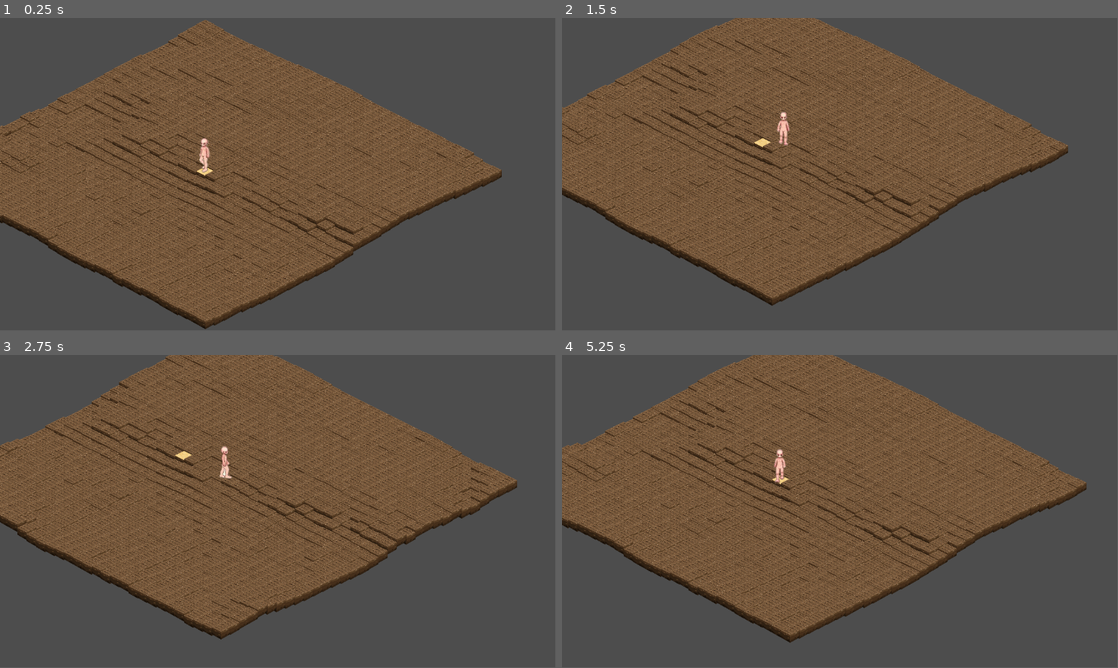
Above: before the commit, frames 1-4 (two rows, left to right).
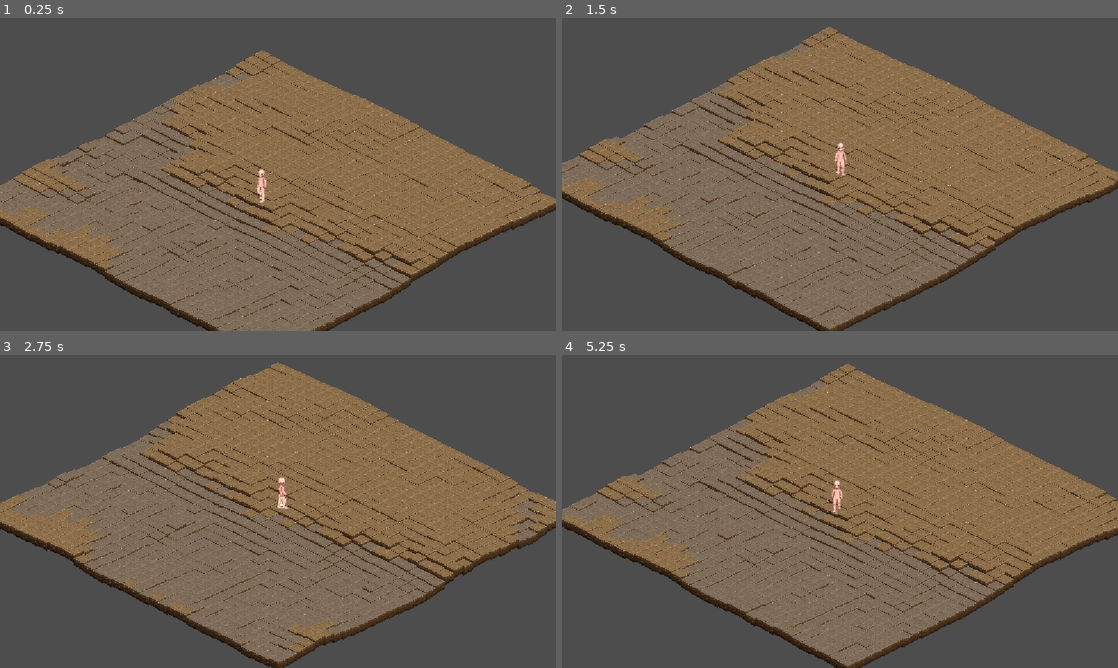
Above: after the commit, the same moments.

Repository: Niebla30/TileMap3D
Game: Godot game, scene res://Scenes/mundo.tscn
Same seed, same stepped clock (60 frames per second), same inputs: the game is played once before the commit and once after it.
Inputs:
- Up to frame 1 (0.25 s): no input
- Up to frame 2 (1.5 s): hold D (player_right) 0.53-1.28 s; hold S (player_down) from 1.28 s (still down)
- Up to frame 3 (2.75 s): release S (player_down) at 2.03 s; hold D (player_right) from 2.03 s (still down)
- Up to frame 4 (5.25 s): release D (player_right) at 2.78 s; hold W (player_up) 2.78-3.53 s; hold A (player_left) 3.53-5.03 s; hold S (player_down) from 5.03 s (still down)
The window is 799x449 before the commit and 800x450 after it. Grey fills any space a smaller window leaves; there, only what the larger window draws over its background counts as a difference.

The runs differ from the first frame. In frame 1, 46% of the frame differs, in the area x 0-100%, y 0-100%; in frame 2, 46%; in frame 3, 47%; in frame 4, 47%.

Commit message:
Refactoring para no usar el pool de tiles para guardar posiciones del jugador. Ahora se calcula todo desde el heightmap

Diff:
--- a/Scenes/mundo.tscn
+++ b/Scenes/mundo.tscn
@@ -1,21 +1,18 @@
-[gd_scene load_steps=5 format=3 uid="uid://csiyn2honk3hl"]
+[gd_scene load_steps=4 format=3 uid="uid://csiyn2honk3hl"]
 
 [ext_resource type="PackedScene" uid="uid://cyxuec6bimklq" path="res://Scenes/terreno.tscn" id="1_4cw5y"]
 [ext_resource type="Script" uid="uid://jjjwjo3f2425" path="res://Scripts/mundo.gd" id="1_uqtxj"]
-[ext_resource type="Texture2D" uid="uid://ctr5ihrb87xsi" path="res://Images/HeightMap.png" id="3_gqidu"]
 [ext_resource type="PackedScene" uid="uid://dut3lxn16npba" path="res://Scenes/jugador.tscn" id="4_glouy"]
 
 [node name="Mundo" type="Node2D"]
 script = ExtResource("1_uqtxj")
 
 [node name="Terreno" parent="." instance=ExtResource("1_4cw5y")]
-height_map_tex = ExtResource("3_gqidu")
 
 [node name="Jugador" parent="." instance=ExtResource("4_glouy")]
 position = Vector2(587, 322)
 
 [node name="Camera2D" type="Camera2D" parent="Jugador"]
-position = Vector2(590, 315)
 zoom = Vector2(0.2, 0.2)
 process_callback = 0
 position_smoothing_enabled = true
--- a/Scenes/terreno.tscn
+++ b/Scenes/terreno.tscn
@@ -1,7 +1,9 @@
-[gd_scene load_steps=2 format=3 uid="uid://cyxuec6bimklq"]
+[gd_scene load_steps=3 format=3 uid="uid://cyxuec6bimklq"]
 
 [ext_resource type="Script" uid="uid://gou65yiy5ue1" path="res://Scripts/terreno.gd" id="1_gur0h"]
+[ext_resource type="Texture2D" uid="uid://ctr5ihrb87xsi" path="res://Images/HeightMap.png" id="2_qrb0s"]
 
 [node name="Terreno" type="Node2D"]
 y_sort_enabled = true
 script = ExtResource("1_gur0h")
+height_map_tex = ExtResource("2_qrb0s")
--- a/Scripts/Global.gd
+++ b/Scripts/Global.gd
@@ -1,5 +1,6 @@
 extends Node
 
+@warning_ignore("unused_signal")
 signal celda_cambiada (pos: Vector2i)
 
 const MAP_SIZE: Vector2i = Vector2i(32, 32)
@@ -8,45 +9,54 @@
 const TILE_HALFSIZE: Vector2i = Vector2i(96, 48)
 const TILE_VOLUME: int = 81
 const TILE_OVERDRAW: int = 19
+
 # Para el Atlas (Shader)
-const ATLAS_LAYOUT: Vector2i = Vector2i(2, 2) # 2 columnas, 2 filas
+const ATLAS_LAYOUT: Vector2i = Vector2i(2, 6) #2 filas,6 columnas
 const HEIGHT_SCALE: float = 1500.0
 
+#Referencia a los tiles y al heightmap
 var pool: Array[Node2D]
+var hmap_image: Image
+
 
 # Called when the node enters the scene tree for the first time.
 func _ready() -> void:
 	pass # Replace with function body.
 
-
-# Called every frame. 'delta' is the elapsed time since the previous frame.
-func _process(delta: float) -> void:
-	pass
-
-func world_to_grid(world_pos: Vector2) -> Vector2i:
-	# 1. Normalizamos la posición respecto al tamaño del medio tile
-	# TILE_HALF es Vector2(40, 20) si tu tile es 80x40
-	var x_norm = world_pos.x / TILE_HALFSIZE.x
-	var y_norm = world_pos.y / TILE_HALFSIZE.y
-
-	# 2. Aplicamos la rotación inversa de 45 grados y escala
-	# La fórmula matemática para diamante 2:1 es:
-	# grid_x = (x / half_w + y / half_h) / 2
-	# grid_y = (y / half_h - x / half_w) / 2
-	var gx = (x_norm + y_norm) * 0.5
-	var gy = (y_norm - x_norm) * 0.5
-
-	# 3. Usamos floor para obtener el índice entero de la celda
-	return Vector2i(floor(gx), floor(gy))
-
-func world_to_grid_corregido(world_pos: Vector2, altura: float) -> Vector2i:
+func world_to_grid(world_pos: Vector2, altura: float) -> Vector2i:
 	var pos_plana_y = world_pos.y + altura
 	var x_norm = world_pos.x / TILE_SIZE.x
 	var y_norm = pos_plana_y / TILE_SIZE.y
+
 	var gx = x_norm + y_norm
 	var gy = y_norm - x_norm
 
+	#El 0.5 se usa para evitar errores por redondeo
 	return Vector2i(floor(gx + 0.5), floor(gy + 0.5))
+
+#Coordenadas de mundo a celda del heightmap
+func world_to_hmap(world_pos: Vector2, altura: float) -> Vector2i:
+	var pos_plana_y = world_pos.y + altura
+
+	var i_rel = world_pos.x / TILE_SIZE.x + pos_plana_y / TILE_SIZE.y
+	var j_rel = pos_plana_y / TILE_SIZE.y - world_pos.x / TILE_SIZE.x
+
+	var centro_mapa: Vector2i = hmap_center()
+
+	return Vector2i(floor(i_rel + 0.5) + centro_mapa.x, floor(j_rel + 0.5) + centro_mapa.y)
+
+#Celda del heightmap a coordenadas de mundo
+func hmap_to_world(map_pos: Vector2i) -> Vector2:
+	var centro = hmap_center()
+	var rel_x = float(map_pos.x - centro.x)
+	var rel_y = float(map_pos.y - centro.y)
+
+	var world_x = (rel_x - rel_y) * TILE_HALFSIZE.x
+	var world_y = (rel_x + rel_y) * TILE_HALFSIZE.y
+
+	var h_value = hmap_get_height(map_pos)
+
+	return Vector2(world_x, world_y - h_value)
 
 func grid_to_world(grid_pos: Vector2i) -> Vector2:
 	# Esta es la función inversa para colocar objetos en el mundo
@@ -54,3 +64,20 @@
 
 func grid_id(grid_pos: Vector2i) -> int:
 	return grid_pos.x * MAP_SIZE.x + grid_pos.y
+
+func hmap_center() -> Vector2i:
+	var offset: Vector2i
+	var map_size = hmap_image.get_size()
+	offset = (map_size - MAP_SIZE) * 0.5
+	return offset
+
+func hmap_size() -> Vector2i:
+	return hmap_image.get_size()
+
+#Devuelve la altura del pixel del hmap, ya escalada
+func hmap_get_height(cell: Vector2i) -> float:
+	return hmap_image.get_pixel(cell.x, cell.y).r * HEIGHT_SCALE
+
+#Devuelve la altura sin escalar (para el shader unicamente)
+func hmap_get_height_normalized(cell: Vector2i) -> float:
+	return hmap_image.get_pixel(cell.x, cell.y).r
--- a/Scripts/jugador.gd
+++ b/Scripts/jugador.gd
@@ -6,10 +6,13 @@
 const JUMP_VELOCITY = -400.0
 var cell_actual: Vector2i = Vector2i(-1, -1)
 var altura: float
+var hmap_size: Vector2i
 
 func _ready() -> void:
 	anim_tree.active = true
+	hmap_size = Global.hmap_size()
 
+@warning_ignore("unused_parameter")
 func _physics_process(delta: float) -> void:
 	# 1. Obtener vector de entrada desde las acciones
 	var input_vec = Input.get_vector("player_left", "player_right", "player_up", "player_down")
@@ -20,22 +23,18 @@
 		anim_tree.active = true
 
 		# 3. Conversión a espacio isométrico
-		# La fórmula aplicada es:
-		# $$V_{iso} = \text{Vector2}(input.x - input.y, (input.x + input.y) \cdot 0.5).normalized()$$
-		#var direccion_iso = Vector2(input_vec.x - input_vec.y, (input_vec.x + input_vec.y) * 0.5).normalized()
 		var direccion_iso = input_vec.normalized()
 		direccion_iso.y *= 0.5 # Mantenemos la perspectiva de diamante
 		velocity = direccion_iso * SPEED
 
-		var cell: Vector2i = Global.world_to_grid_corregido(global_position, altura)
-		cell = Vector2i(clamp(cell.x, 0, Global.MAP_SIZE.x - 1), clamp(cell.y, 0, Global.MAP_SIZE.y - 1))
+		var cell: Vector2i = Global.world_to_hmap(global_position, altura)
+		cell = Vector2i(clamp(cell.x, 0, hmap_size.x - 1), clamp(cell.y, 0, hmap_size.y - 1))
 		if cell != cell_actual:
 			print(cell)
-			var tile = Global.pool[Global.grid_id(cell)]
 			cell_actual = cell
-			altura = tile.height
-			#$Sprite2D.position.y = -tile.height
-			global_position.y = tile.global_position.y
+			altura = Global.hmap_get_height(cell)
+			var world_pos = Global.hmap_to_world(cell)
+			global_position.y = world_pos.y
 			Global.celda_cambiada.emit(cell)
 	else:
 		# 4. Detener movimiento y pausar animación (al no tener Idle)
@@ -45,8 +44,13 @@
 	move_and_slide()
 
 func posicion_inicio():
-	var celda_central: Vector2i = Global.MAP_SIZE * 0.5
-	var idTile = Global.grid_id(celda_central)
-	global_position = Global.pool[idTile].global_position
+	var celda_central: Vector2i = Global.hmap_size() * 0.5
+	global_position = Global.hmap_to_world(celda_central)
 	cell_actual = celda_central
-	altura =  Global.pool[idTile].height
+	altura = Global.hmap_get_height(celda_central)
+
+	#var celda_central: Vector2i = Global.MAP_SIZE * 0.5
+	#var idTile = Global.grid_id(celda_central)
+	#global_position = Global.pool[idTile].global_position
+	#cell_actual = celda_central
+	#altura =  Global.pool[idTile].height
--- a/Scripts/mundo.gd
+++ b/Scripts/mundo.gd
@@ -7,11 +7,6 @@
 	$Terreno.generar_mapa()
 	$Jugador.posicion_inicio()
 
-
-# Called every frame. 'delta' is the elapsed time since the previous frame.
-func _process(delta: float) -> void:
-	pass
-
 func centrar_camara():
 	var centro_logico = Vector2(Global.MAP_SIZE) / 2.0
 	var centro_iso_x = (centro_logico.x - centro_logico.y) * Global.TILE_HALFSIZE.x
--- a/Scripts/terreno.gd
+++ b/Scripts/terreno.gd
@@ -3,20 +3,19 @@
 @export var height_map_tex: Texture2D
 @onready var tile_scene = preload("res://Scenes/tile.tscn")
 
-var height_map_image: Image
-
 # Called when the node enters the scene tree for the first time.
 func _ready() -> void:
 	Global.celda_cambiada.connect(_on_celda_cambiada)
-	height_map_image = height_map_tex.get_image()
+	Global.hmap_image = height_map_tex.get_image()
 	#calcula_alturas()
 
+#Para saber las alturas mínima y máxima del height_map
 func calcula_alturas():
 	var maxh: float = 0.0
 	var minh: float = 3.0
-	for i in height_map_image.get_size().x:
-		for j in height_map_image.get_size().y:
-			var h_value = height_map_image.get_pixel(i, j).r
+	for i in Global.hmap_image.get_size().x:
+		for j in Global.hmap_image.get_size().y:
+			var h_value = Global.hmap_image.get_pixel(i, j).r
 			if maxh < h_value:
 				maxh = h_value
 			if minh > h_value:
@@ -30,7 +29,7 @@
 
 func generar_mapa():
 	var cont: int = 0
-	var centro_hmap: Vector2i = centro_heightmap()
+	var centro_hmap: Vector2i = Global.hmap_center()
 
 	var offset_mapa: Vector2i = Vector2(0, 0) #para cambiar la zona del mapa que se muestra al inicio
 
@@ -42,36 +41,23 @@
 			var iso_x = (i - j) * Global.TILE_HALFSIZE.x
 			var iso_y = (i + j) * Global.TILE_HALFSIZE.y
 
-			var h_value = height_map_image.get_pixel(centro_hmap.x + offset_mapa.x + i, centro_hmap.y + offset_mapa.y + j).r
-			tile.global_position = Vector2(iso_x, iso_y - (h_value * Global.HEIGHT_SCALE))
+			var cell = Vector2i(centro_hmap.x + offset_mapa.x + i, centro_hmap.y + offset_mapa.y + j)
+			var h_value = Global.hmap_get_height(cell)
+
+			tile.global_position = Vector2(iso_x, iso_y - h_value)
 			tile.pos_heightmap = Vector2i (centro_hmap.x + i, centro_hmap.y + j)
 			tile.pos_grid = Vector2i(i,j)
 			tile.id = cont
-			tile.height = h_value * Global.HEIGHT_SCALE
+			tile.height = h_value
 			cont += 1
 
-			#Se puede poner el tipo de material dependiendo de la altura, después
-			var mat = tile.get_node("TileMesh").material as ShaderMaterial
-			if h_value < 0.25:
-				mat.set_shader_parameter("frame", 0)
-			elif h_value < 0.5:
-				mat.set_shader_parameter("frame", 1)
-			elif h_value < 0.75:
-				mat.set_shader_parameter("frame", 2)
-			elif h_value <= 1.0:
-				mat.set_shader_parameter("frame", 3)
+			var h_value_normalized = Global.hmap_get_height_normalized(cell)
+			asignar_shader(h_value_normalized, tile)
 
-			if i == Global.MAP_HALFSIZE.x and j == Global.MAP_HALFSIZE.y:
-				mat.set_shader_parameter("frame", 3)
+			#if i == 16 and j == 16:
+			#	asignar_shader(0.6, tile)
 
 			Global.pool.push_back(tile)
-
-func centro_heightmap() -> Vector2i:
-	var offset: Vector2i
-	var map_size = height_map_image.get_size()
-	offset = (map_size - Global.MAP_SIZE) * 0.5
-	print (offset)
-	return offset
 
 func _on_celda_cambiada(pos: Vector2i):
 	comprobar_grid(pos)
@@ -79,8 +65,8 @@
 #Esto es idea de la AI para hacer los saltos de tiles
 func comprobar_grid(pos_jugador: Vector2i): #se puede hacer por señal al cambiar el jugador de celda
 
-	var idTile: int = Global.grid_id(pos_jugador)
-	var pos_heightmap_jugador: Vector2i = Global.pool[idTile].pos_heightmap
+	#var idTile: int = Global.grid_id(pos_jugador)
+	var pos_heightmap_jugador: Vector2i = pos_jugador #Global.pool[idTile].pos_heightmap
 
 	for tile in Global.pool:
 		# 1. Calculamos la distancia lógica entre el tile y el jugador (sobre el heightmap)
@@ -108,22 +94,40 @@
 			actualizar_identidad(tile)
 
 func actualizar_identidad(tile: Node2D):
-	var indice_relativo = tile.pos_heightmap - centro_heightmap()
+	var indice_relativo = tile.pos_heightmap - Global.hmap_center()
 	var iso_x = (indice_relativo.x - indice_relativo.y) * Global.TILE_HALFSIZE.x
 	var iso_y = (indice_relativo.x + indice_relativo.y) * Global.TILE_HALFSIZE.y
-	var h_value = height_map_image.get_pixel(tile.pos_heightmap.x, tile.pos_heightmap.y).r
+	var h_value = Global.hmap_get_height(tile.pos_heightmap)
 
-	tile.global_position = Vector2(iso_x, iso_y - (h_value * Global.HEIGHT_SCALE))
-	tile.height =  h_value * Global.HEIGHT_SCALE
+	tile.global_position = Vector2(iso_x, iso_y - (h_value))
+	tile.height =  h_value
 
+	var h_value_normalized = Global.hmap_get_height_normalized(tile.pos_heightmap)
+	asignar_shader(h_value_normalized, tile)
+
+func asignar_shader(altura: float, tile: Node2D):
 	var mat = tile.get_node("TileMesh").material as ShaderMaterial
-	if h_value < 0.25:
+	if altura < 0.08:
+		mat.set_shader_parameter("frame", 5)
+	elif altura < 0.16:
+		mat.set_shader_parameter("frame", 4)
+	elif altura < 0.24:
+		mat.set_shader_parameter("frame", 3)
+	elif altura < 0.32:
+		mat.set_shader_parameter("frame", 2)
+	elif altura < 0.40:
 		mat.set_shader_parameter("frame", 0)
-	elif h_value < 0.5:
+	elif altura < 0.48:
+		mat.set_shader_parameter("frame", 7)
+	elif altura < 0.60:
 		mat.set_shader_parameter("frame", 1)
-	elif h_value < 0.75:
-		mat.set_shader_parameter("frame", 2)
-	elif h_value <= 1.0:
-		mat.set_shader_parameter("frame", 3)
-
-	print("Muevo la celda ", tile.pos_grid, " que ahora muestra ", tile.pos_heightmap)
+	elif altura < 0.68:
+		mat.set_shader_parameter("frame", 9)
+	elif altura < 0.76:
+		mat.set_shader_parameter("frame", 11)
+	elif altura < 0.84:
+		mat.set_shader_parameter("frame", 10)
+	elif altura < 0.92:
+		mat.set_shader_parameter("frame", 8)
+	elif altura <= 1.00:
+		mat.set_shader_parameter("frame", 6)
--- a/Scripts/tile.gd
+++ b/Scripts/tile.gd
@@ -9,8 +9,3 @@
 # Called when the node enters the scene tree for the first time.
 func _ready() -> void:
 	pass # Replace with function body.
-
-
-# Called every frame. 'delta' is the elapsed time since the previous frame.
-func _process(delta: float) -> void:
-	pass
--- a/Shaders/tile_shader.gdshader
+++ b/Shaders/tile_shader.gdshader
@@ -1,7 +1,7 @@
 shader_type canvas_item;
 
 uniform int frame = 0; // Índices: 0 (Arriba-Izquierda), 1 (Arriba-Derecha), 2 (Abajo-Izquierda), 3 (Abajo-Derecha)
-const float columnas = 2.0;
+const float columnas = 6.0;
 const float filas = 2.0;
 
 void vertex() {
--- a/project.godot
+++ b/project.godot
@@ -18,6 +18,12 @@
 [autoload]
 
 Global="*res://Scripts/Global.gd"
+
+[display]
+
+window/size/window_width_override=1600
+window/size/window_height_override=900
+window/stretch/mode="canvas_items"
 
 [input]
 
Binary file changed: Images/TilesHeightMap.png
